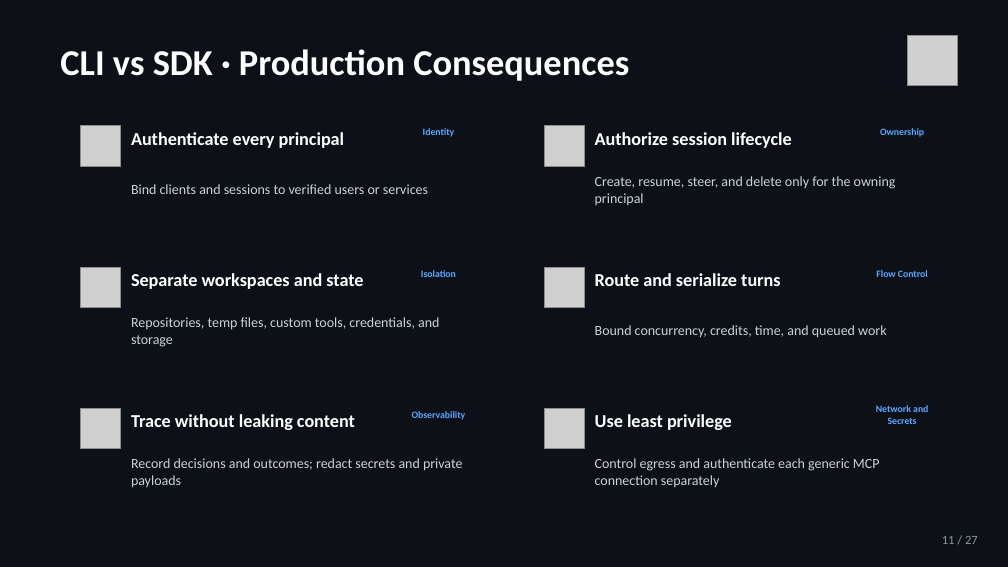
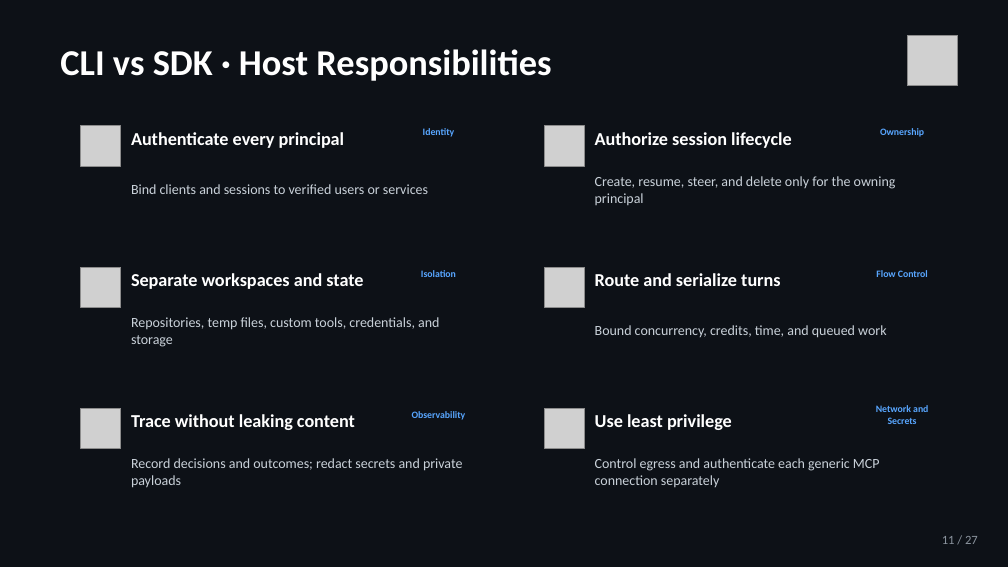
Before and after one commit to jeffrey-groneberg/ghcp_sdk, a slide deck: slide 11 of GitHub-Copilot-SDK.pptx. Drawn at 1008x567 pixels with LibreOffice and Linux fonts; fonts in the diff are those of the drawing; grey boxes stand for pictures. Boxes give left, top, right and bottom in pixels: in the first picture for what was removed or moved away, otherwise in the second. Text is boxed around its words. In the diff, an @@ line names an element or a change of style, - is before the commit and + after.

```diff
--- a/GitHub-Copilot-SDK.pptx
+++ b/GitHub-Copilot-SDK.pptx
@@ text at box(60, 49, 551, 81): text changed @@
-CLI vs SDK · Production Consequences
+CLI vs SDK · Host Responsibilities
```
Also in this commit, not shown: 18 other slides changed, 1 other file.
